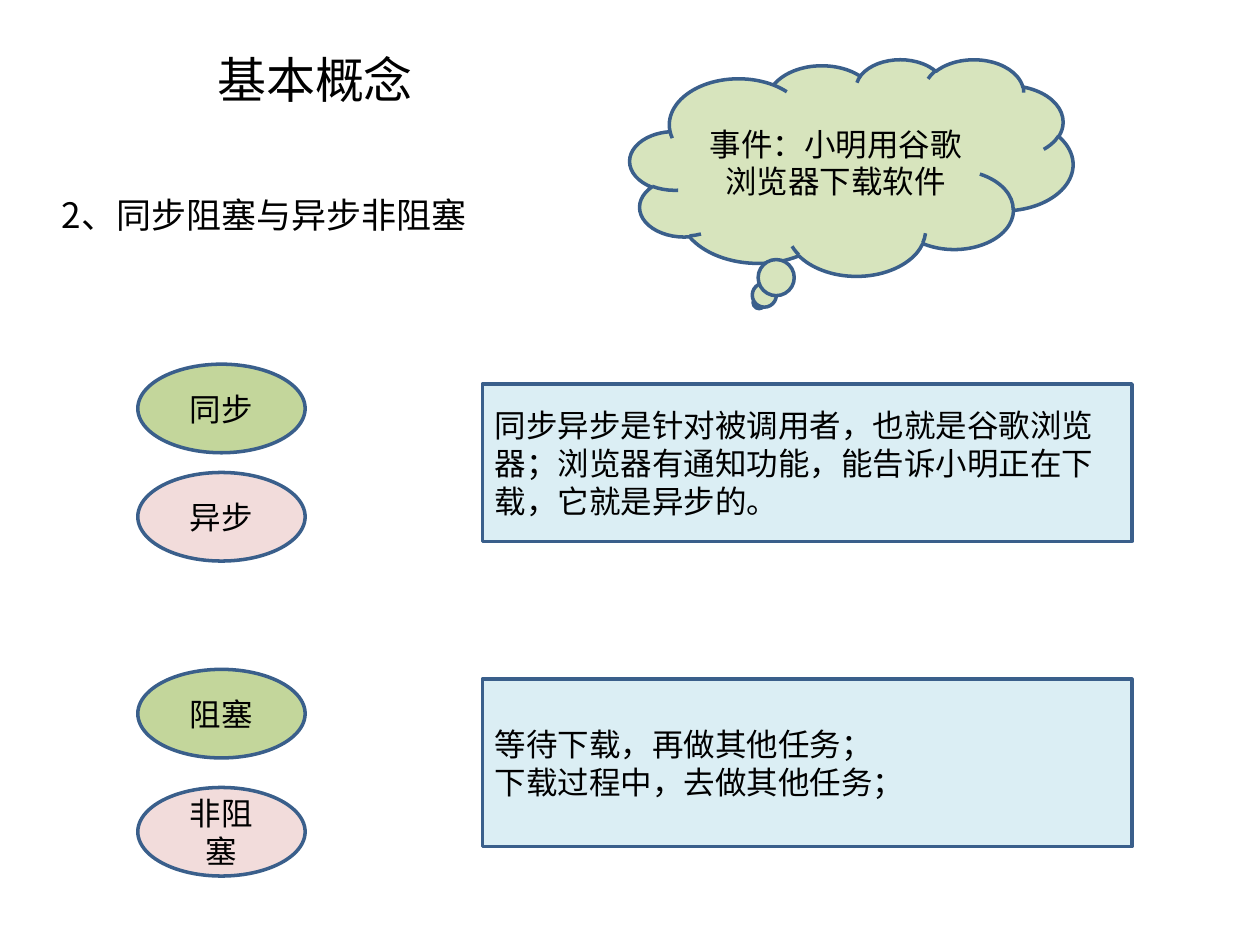
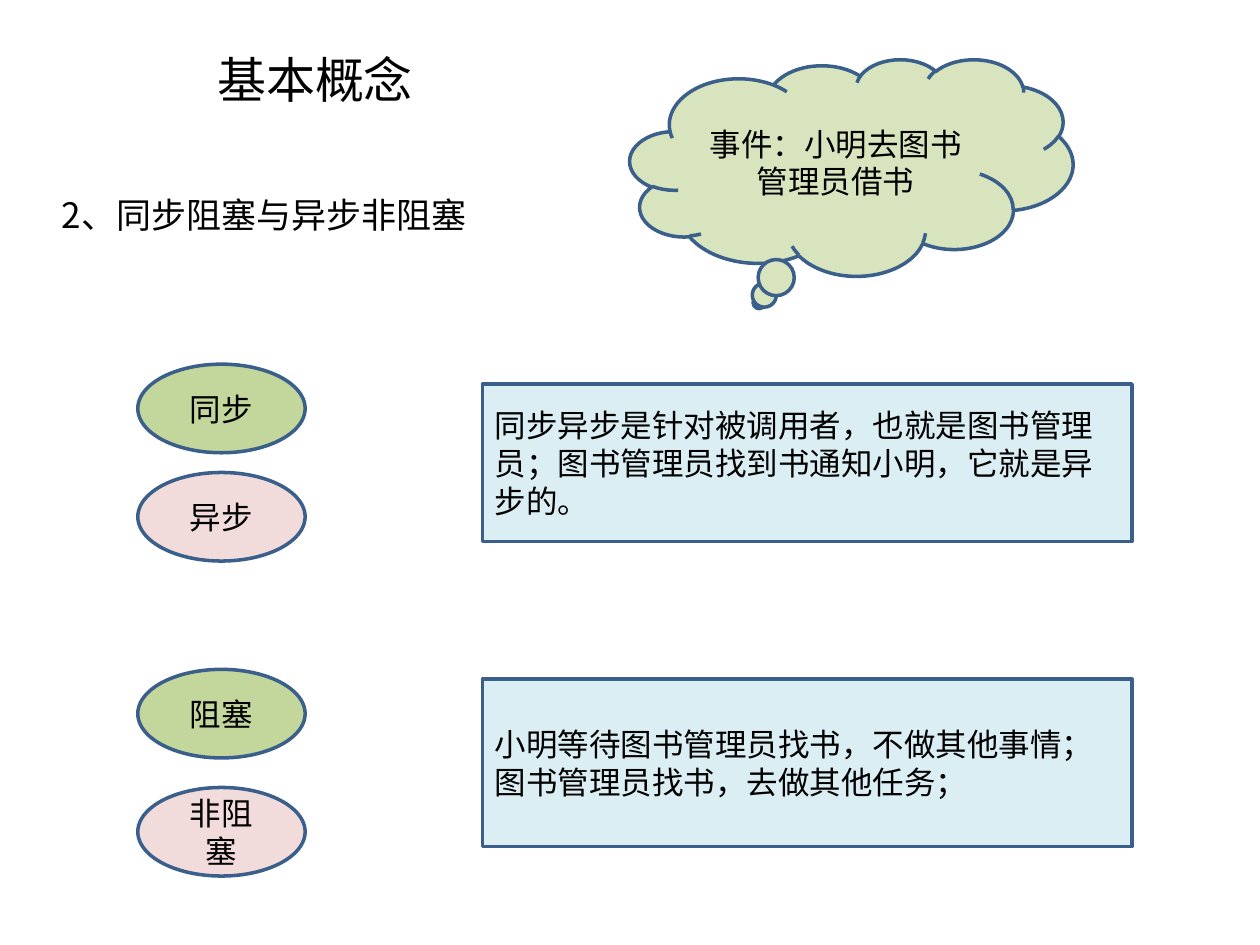
Before and after one commit to longamg/homework001, a slide deck: slide 5 of 0920-PPT/基于ES6的异步专题.pptx. Drawn at 1260x945 pixels with LibreOffice and Linux fonts; fonts in the diff are those of the drawing; background and template pictures are left out. Boxes give left, top, right and bottom in pixels: in the first picture for what was removed or moved away, otherwise in the second. Text is boxed around its words. In the diff, an @@ line names an element or a change of style, - is before the commit and + after.

```diff
--- a/0920-PPT/基于ES6的异步专题.pptx
+++ b/0920-PPT/基于ES6的异步专题.pptx
@@ text in thought cloud at box(710, 129, 962, 196): text changed @@
-事件：小明用谷歌浏览器下载软件
+事件：小明去图书管理员借书
@@ text in rectangle at box(495, 410, 1093, 516): text changed @@
-同步异步是针对被调用者，也就是谷歌浏览器；浏览器有通知功能，能告诉小明正在下载，它就是异步的。
+同步异步是针对被调用者，也就是图书管理员；图书管理员找到书通知小明，它就是异步的。
@@ text in rectangle at box(495, 729, 1093, 799): text changed @@
-等待下载，再做其他任务；
-下载过程中，去做其他任务；
+小明等待图书管理员找书，不做其他事情；
+图书管理员找书，去做其他任务；
```
Also in this commit, not shown: 11 other slides changed, 5 slides added, 1 slide removed, 10 other files.
